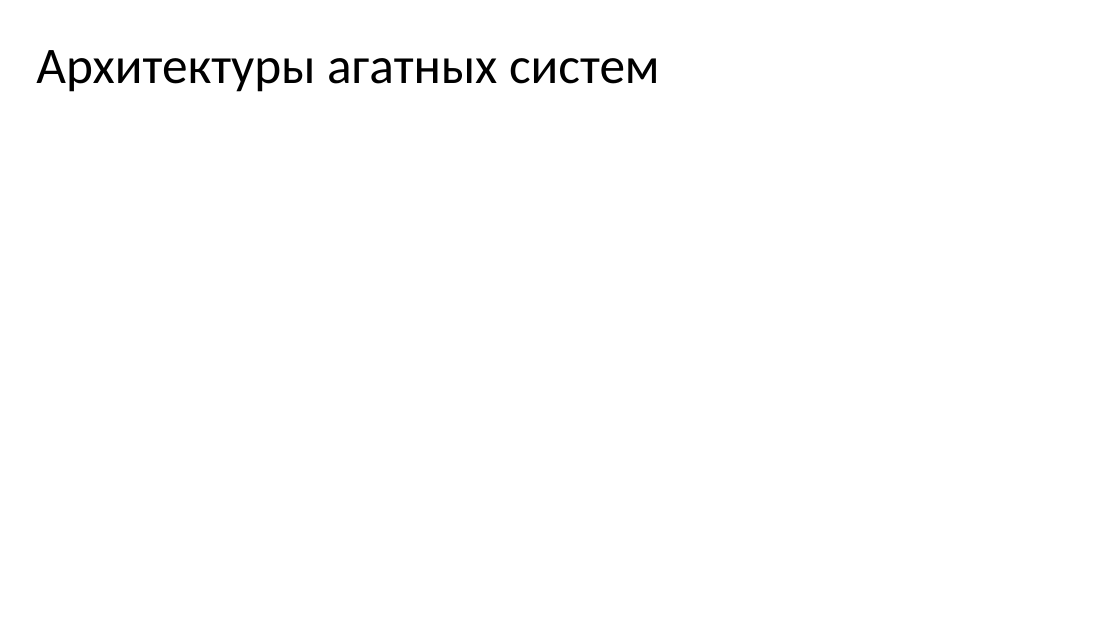
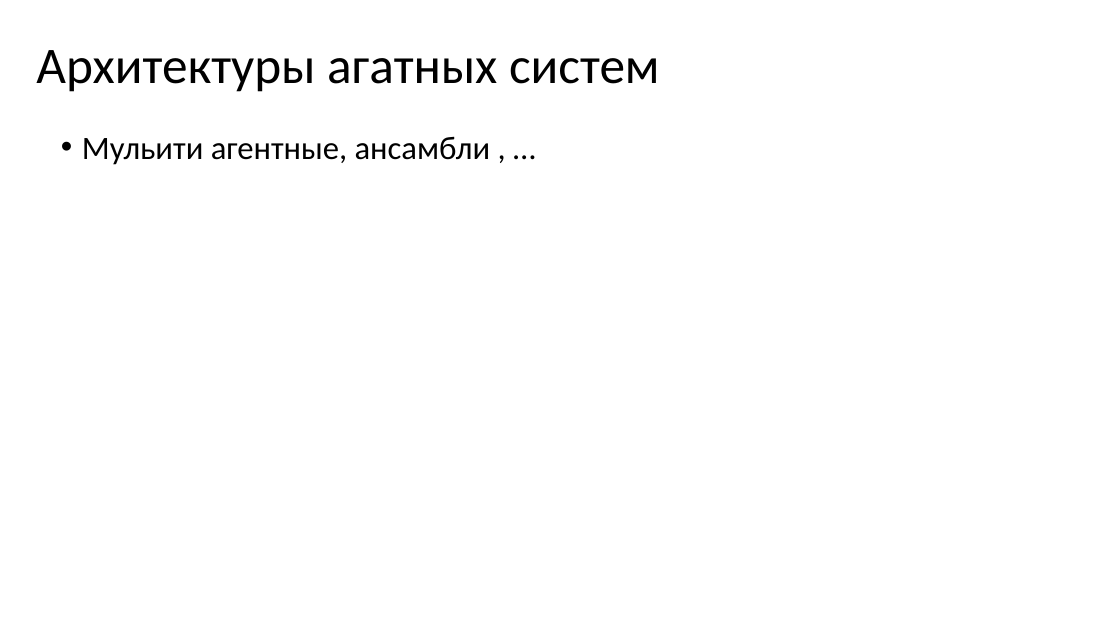
Before and after one commit to MVRonkin/MLSystemDesignCourse, a slide deck: slide 5 of 2026/agentic work.pptx. Drawn at 1120x630 pixels with LibreOffice and Linux fonts; fonts in the diff are those of the drawing. Boxes give left, top, right and bottom in pixels: in the first picture for what was removed or moved away, otherwise in the second. Text is boxed around its words. In the diff, an @@ line names an element or a change of style, - is before the commit and + after.

```diff
--- a/2026/agentic work.pptx
+++ b/2026/agentic work.pptx
@@ text added at <box>82,136,491,165</box>, 28 pt, text #000000 @@
+• Мульити агентные, ансамбли , …
```
Also in this commit, not shown: 1 other slide changed, 4 slides added, 1 other file.
